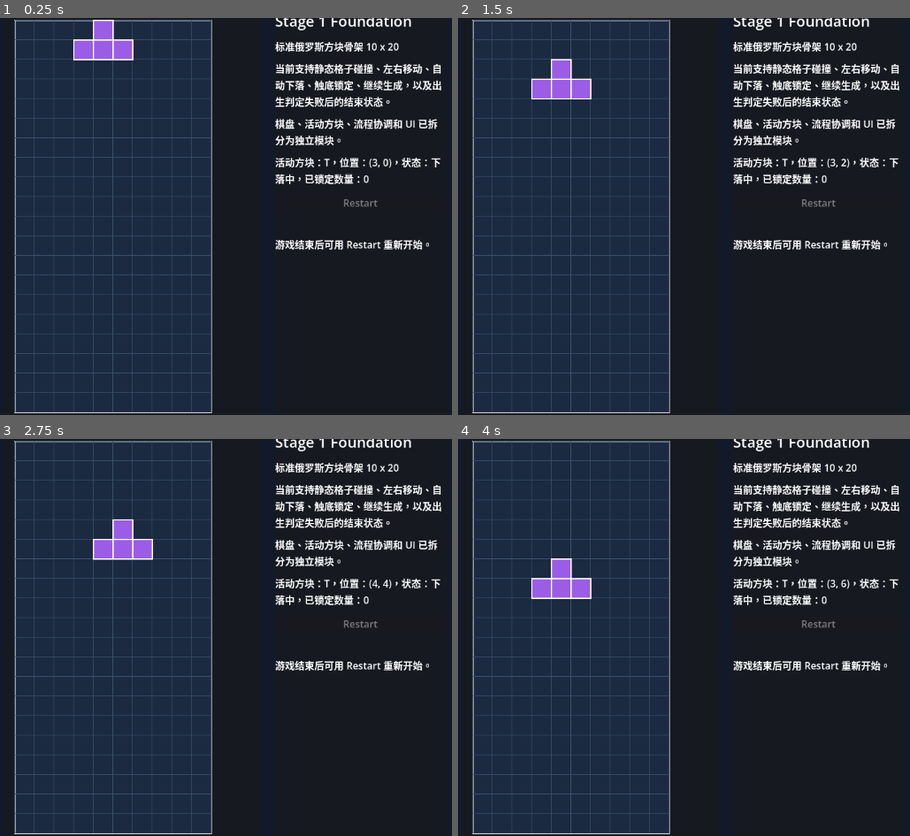
Above: before the commit, frames 1-4 (two rows, left to right).
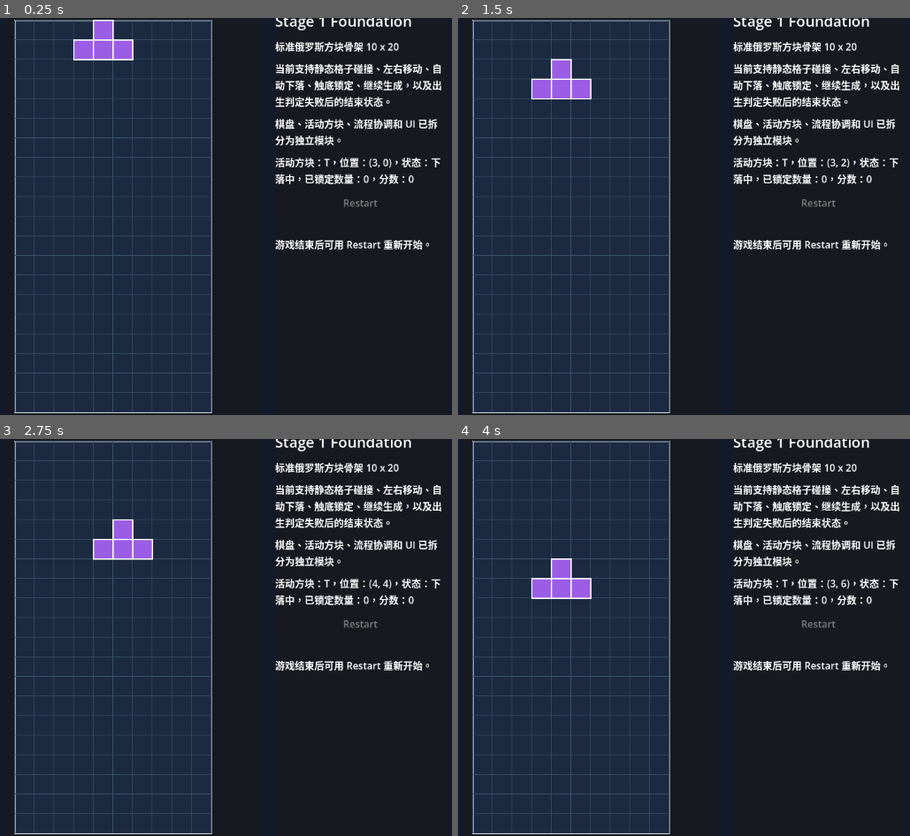
Above: after the commit, the same moments.

Repository: Drew-Z/game-first-tetris
Game: Godot game, scene res://scenes/main/main.tscn
Two runs of this game, one before a commit and one after it. Both use one fixed random seed, a clock stepped at 60 frames per second and the inputs below.
Inputs:
- Up to frame 1 (0.25 s): no input
- Up to frame 2 (1.5 s): tap Enter at 0.5 s; hold Right (ui_right) 0.53-1.28 s; hold Left (ui_left) from 1.28 s (still down)
- Up to frame 3 (2.75 s): release Left (ui_left) at 2.03 s; hold Right (ui_right) from 2.03 s (still down)
- Up to frame 4 (4 s): tap Space at 2.75 s; tap Enter at 3.5 s; release Right (ui_right) at 3.53 s; hold Left (ui_left) from 3.53 s (still down)

The runs differ from the first frame. In frame 1, 0.1% of the frame differs, in the area x 82-92%, y 39-42%; in frame 2, 0.1%; in frame 3, 0.1%; in frame 4, 0.1%.

Commit message:
feat(stage-1): add basic scoring from cleared lines

Diff:
--- a/scripts/game/game_manager.gd
+++ b/scripts/game/game_manager.gd
@@ -15,6 +15,7 @@
 var is_piece_falling: bool = false
 var is_game_over: bool = false
 var locked_piece_count: int = 0
+var score: int = 0
 
 
 func _ready() -> void:
@@ -46,6 +47,7 @@
 	_prepare_runtime_for_restart()
 	is_game_over = false
 	locked_piece_count = 0
+	score = 0
 	_spawn_new_active_piece()
 	_sync_ui()
 
@@ -91,7 +93,7 @@
 
 	if is_game_over:
 		if game_ui.has_method("show_game_over_summary"):
-			game_ui.call("show_game_over_summary", locked_piece_count)
+			game_ui.call("show_game_over_summary", locked_piece_count, score)
 		return
 
 	if active_piece_state == null:
@@ -103,7 +105,8 @@
 			active_piece_state.piece_id,
 			active_piece_state.origin,
 			is_piece_falling,
-			locked_piece_count
+			locked_piece_count,
+			score
 		)
 
 
@@ -165,7 +168,9 @@
 		board.call("write_piece_cells", locked_cells, locked_piece_id)
 
 	if board.has_method("clear_full_rows"):
-		board.call("clear_full_rows")
+		var cleared_row_count: int = board.call("clear_full_rows")
+		if cleared_row_count > 0:
+			score += cleared_row_count
 
 	if active_piece.has_method("clear_piece"):
 		active_piece.call("clear_piece")
--- a/scripts/ui/game_ui.gd
+++ b/scripts/ui/game_ui.gd
@@ -22,21 +22,23 @@
 	piece_id: StringName,
 	origin: Vector2i,
 	is_falling: bool,
-	locked_count: int
+	locked_count: int,
+	score: int
 ) -> void:
 	var fall_status := "下落中" if is_falling else "已到底停止"
 	restart_button.disabled = true
-	data_label.text = "活动方块：%s，位置：%s，状态：%s，已锁定数量：%d" % [
+	data_label.text = "活动方块：%s，位置：%s，状态：%s，已锁定数量：%d，分数：%d" % [
 		piece_id,
 		origin,
 		fall_status,
 		locked_count,
+		score,
 	]
 
 
-func show_game_over_summary(locked_count: int) -> void:
+func show_game_over_summary(locked_count: int, score: int) -> void:
 	restart_button.disabled = false
-	data_label.text = "游戏结束：出生位置被静态格子占用。已锁定数量：%d，当前已停止输入、下落和继续生成。" % [locked_count]
+	data_label.text = "游戏结束：出生位置被静态格子占用。已锁定数量：%d，分数：%d，当前已停止输入、下落和继续生成。" % [locked_count, score]
 
 
 func _on_restart_button_pressed() -> void:
Not shown, changed: README.md
Not shown, changed: docs/task-board.md
Not shown, changed: docs/test-checklist.md
